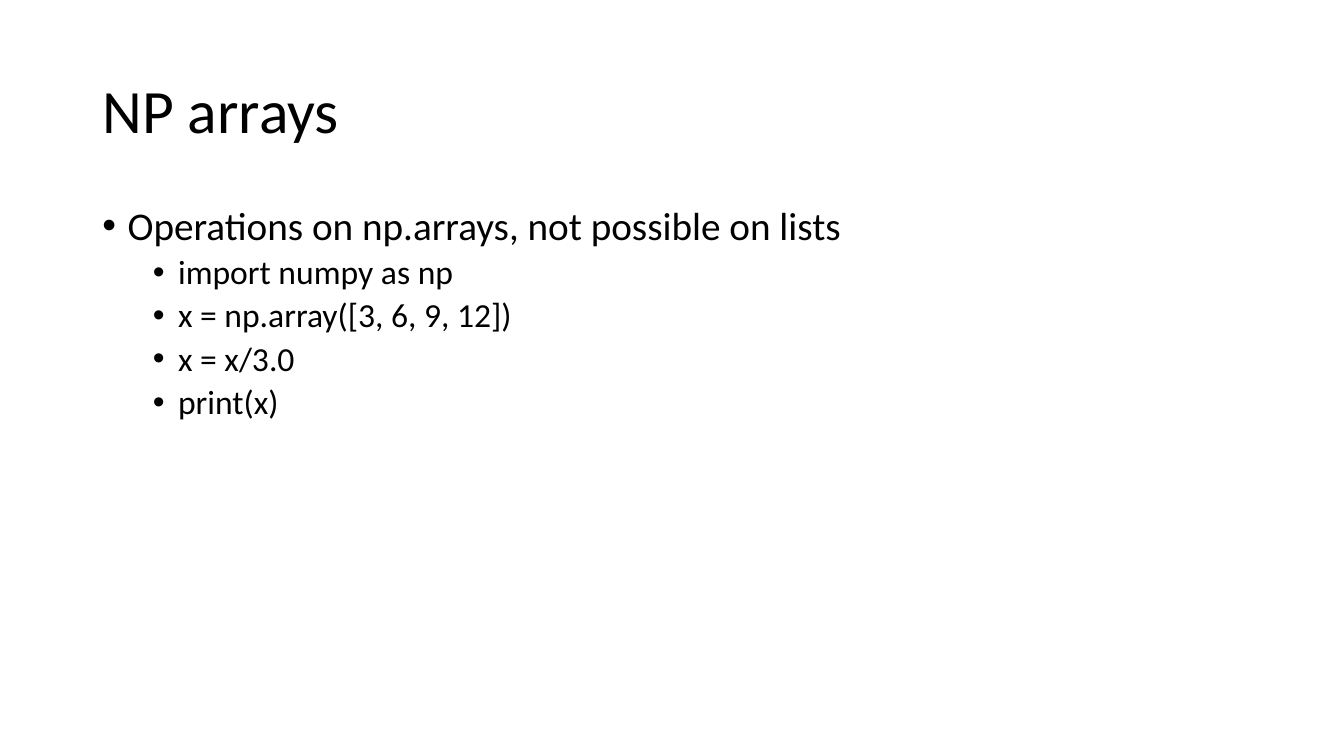
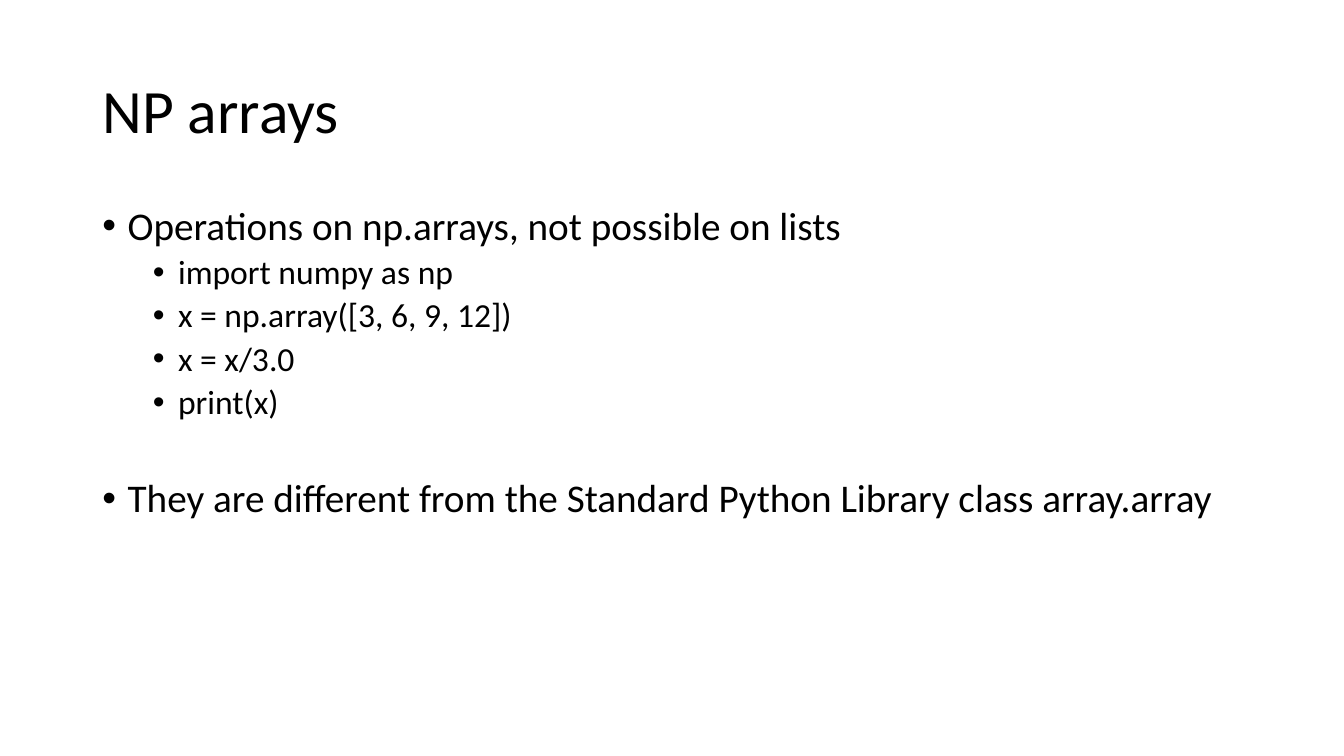
Before and after one commit to FranzGH/IoT_ML, a slide deck: slide 11 of Python.pptx. Drawn at 1344x756 pixels with LibreOffice and Linux fonts; fonts in the diff are those of the drawing. Boxes give left, top, right and bottom in pixels: in the first picture for what was removed or moved away, otherwise in the second. Text is boxed around its words. In the diff, an @@ line names an element or a change of style, - is before the commit and + after.

```diff
--- a/Python.pptx
+++ b/Python.pptx
@@ text at (x1=128, y1=484, x2=1211, y2=519): paragraph added @@
+• They are different from the Standard Python Library class array.array
```
Also in this commit, not shown: 4 other slides changed, 2 slides added, 18 other files.
